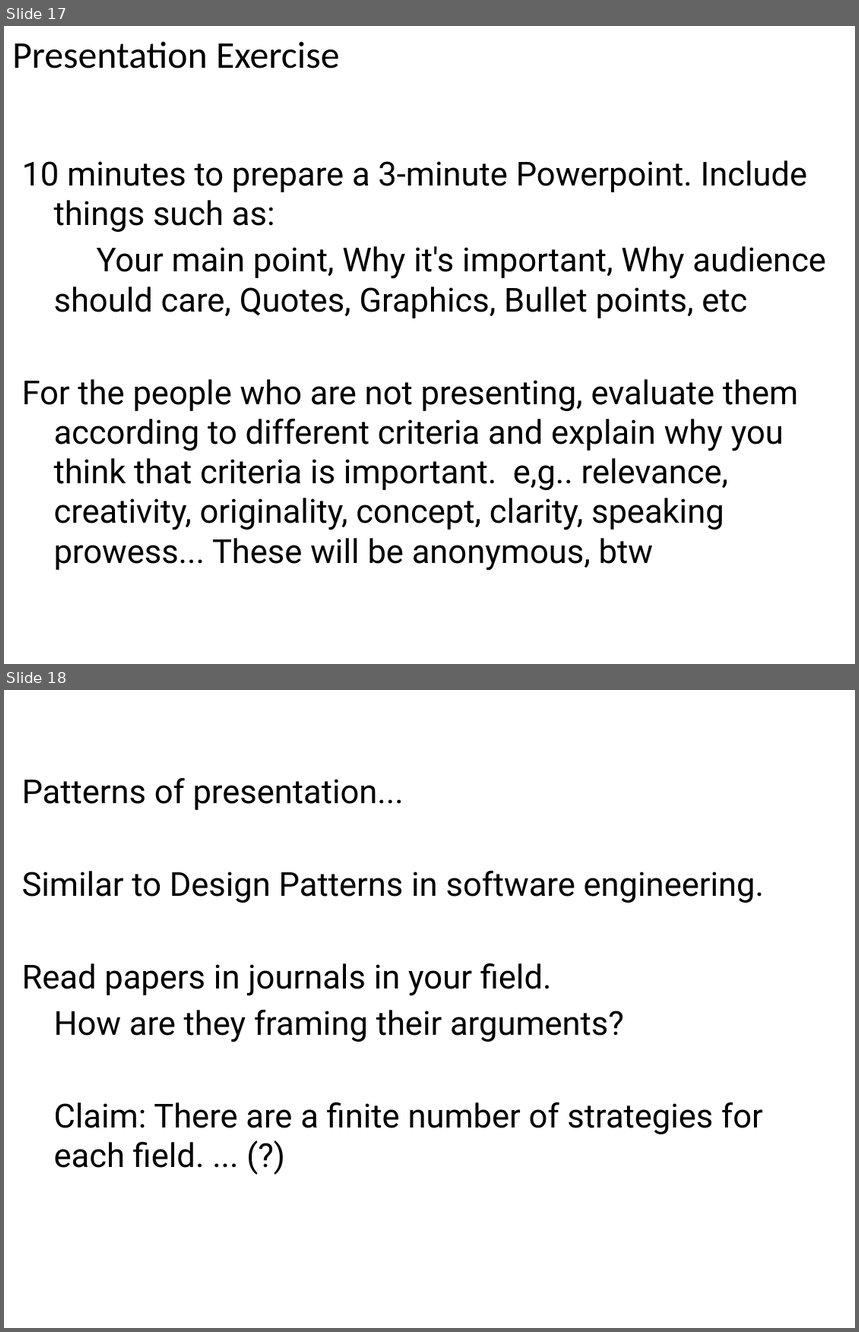
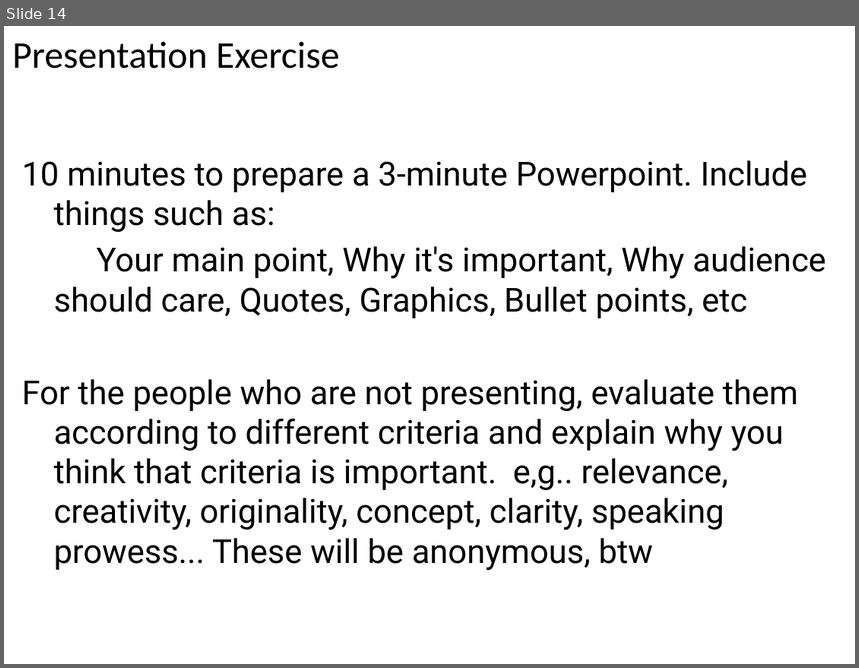
Before and after one commit to angusforbes/mat200c, a slide deck: slides/week2_day2.pptx. Shown one above the other, each under a label of ours: slides 17 and 18 before the commit, slide 14 after it. The pictures are 859x1332 and 859x668 pixels, drawn with LibreOffice and Linux fonts; fonts in the diff are those of the drawing. Boxes give left, top, right and bottom in pixels: in the first picture for what was removed or moved away, otherwise in the second. Text is boxed around its words. In the diff, an @@ line names an element or a change of style, - is before the commit and + after.

```diff
--- a/slides/week2_day2.pptx
+++ b/slides/week2_day2.pptx
@@ slide 18 removed at (x1=4, y1=690, x2=855, y2=1328), background #FFFFFF @@
@@ text removed at (x1=22, y1=778, x2=764, y2=1168) @@
-Patterns of presentation...
-Similar to Design Patterns in software engineering.
-Read papers in journals in your field.
-How are they framing their arguments?
-Claim: There are a finite number of strategies for each field. ... (?)
@@ what was slide 17 is now slide 14 @@
```
Also in this commit, not shown: 2 slides changed, 11 other slides removed, 9 other files.
